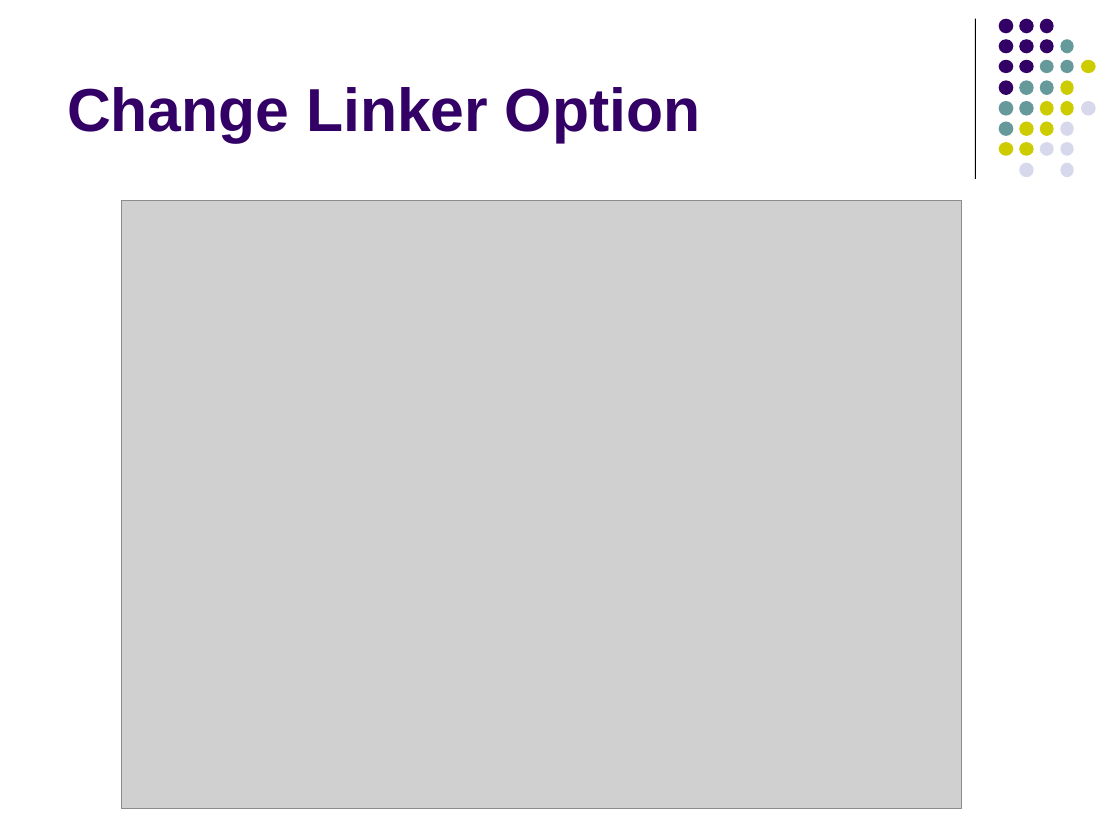
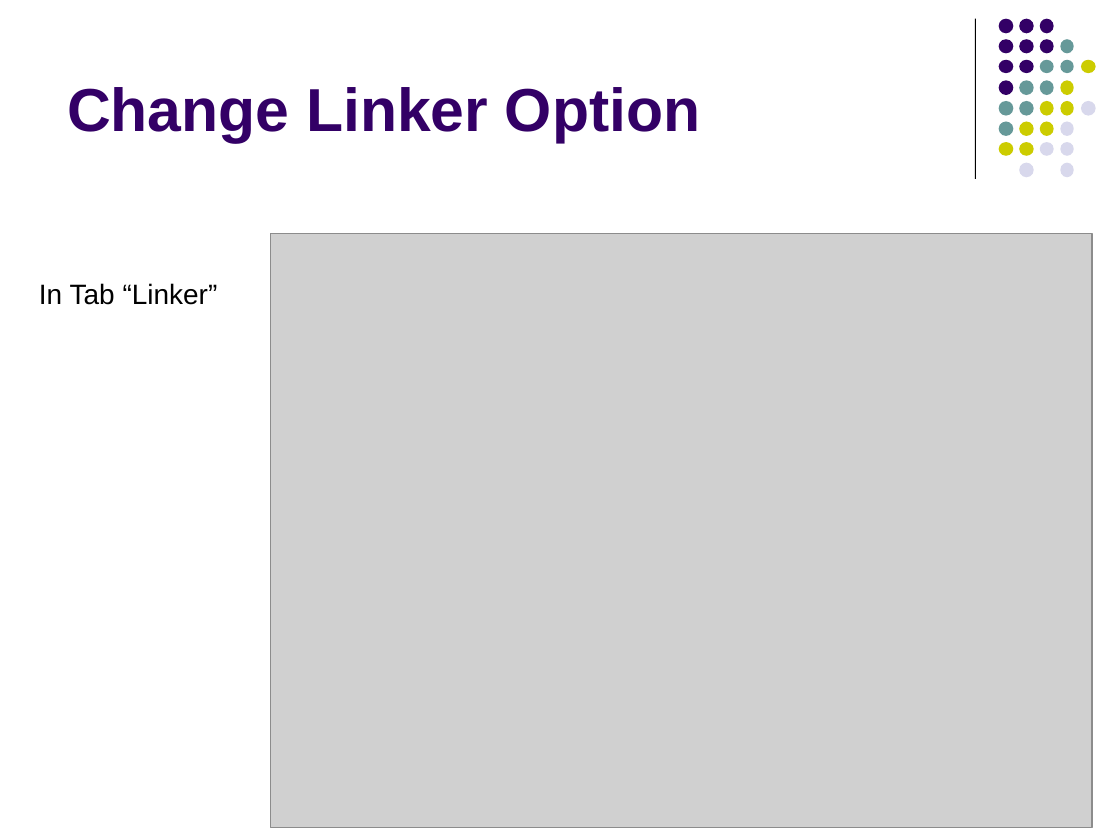
Before and after one commit to kmtekvn/hitech_stm32_basic, a slide deck: slide 51 of 04. Slides/01. Intro Embedded/01 Welcome & Intro Embedded.ppt (slide 50 before the commit). Drawn at 1120x840 pixels with LibreOffice and Linux fonts; fonts in the diff are those of the drawing; grey boxes stand for pictures. Boxes give left, top, right and bottom in pixels: in the first picture for what was removed or moved away, otherwise in the second. Text is boxed around its words. In the diff, an @@ line names an element or a change of style, - is before the commit and + after.

```diff
--- a/04. Slides/01. Intro Embedded/01 Welcome & Intro Embedded.ppt
+++ b/04. Slides/01. Intro Embedded/01 Welcome & Intro Embedded.ppt
@@ picture: place and size @@
-picture at [121,200,961,809]
+picture at [271,233,1092,828]
@@ text added at [39,283,218,305], 18 pt, text #000000 @@
+In Tab “Linker”
```
Also in this commit, not shown: 3 other slides changed, 1 slide added, 6 other files.
